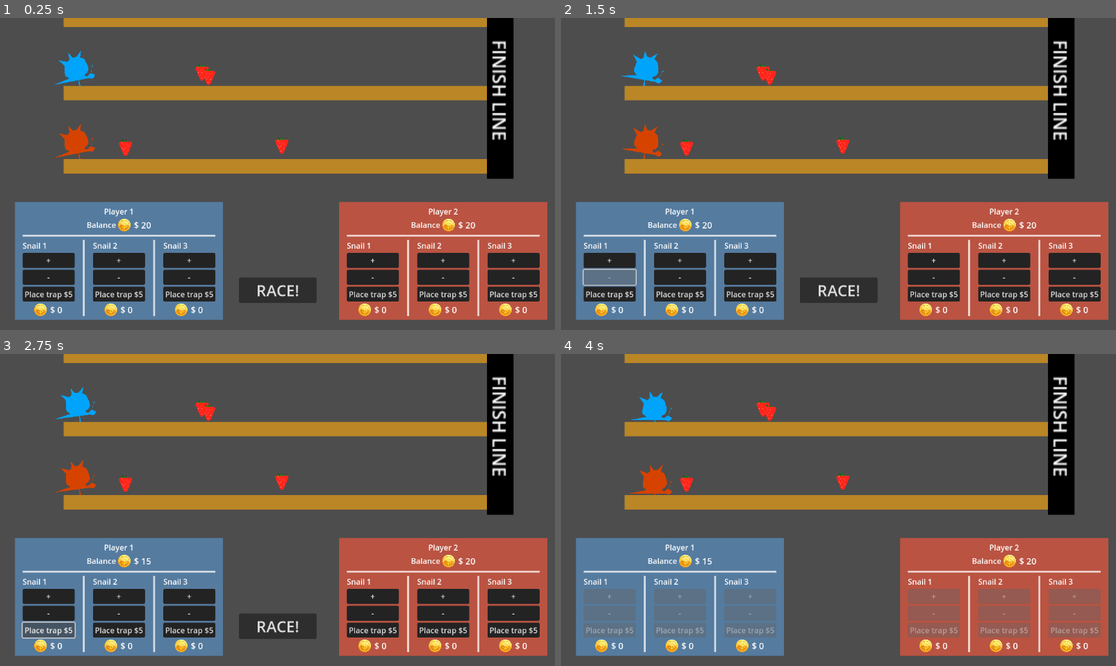
Above: before the commit, frames 1-4 (two rows, left to right).
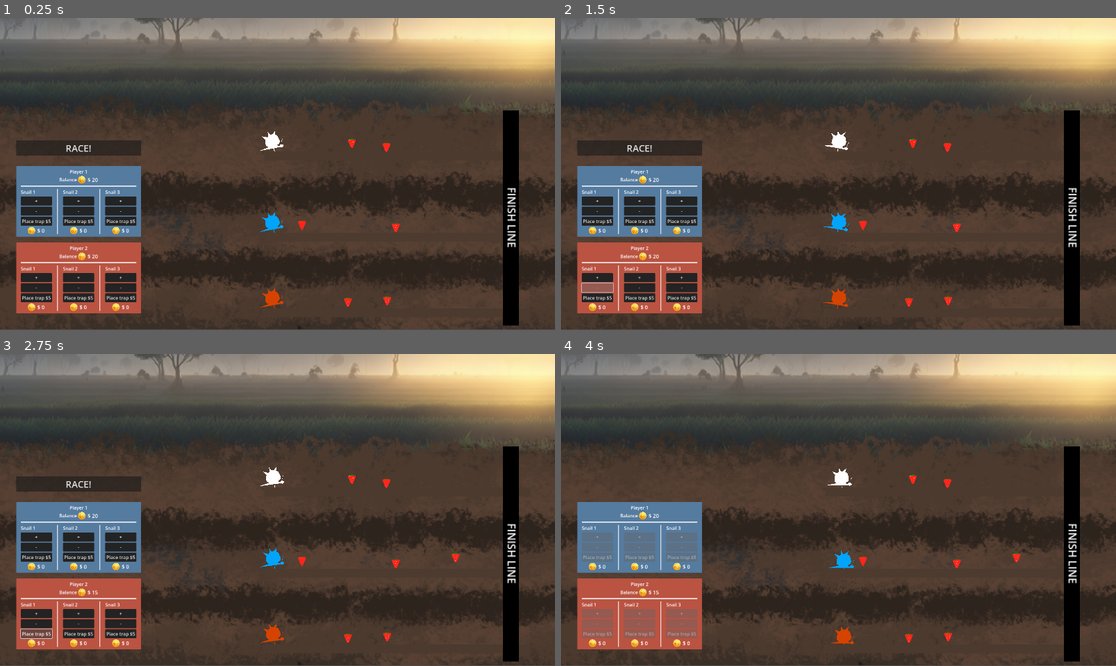
Above: after the commit, the same moments.

Repository: pradoh97/snail-race
Game: Godot game, scene res://level.tscn
The game is run twice, just before and just after one commit, with the same random seed, the same clock (stepped at 60 frames per second) and the same inputs.
Inputs:
- Up to frame 1 (0.25 s): no input
- Up to frame 2 (1.5 s): click "+" at 0.5 s; click "-" at 1.25 s
- Up to frame 3 (2.75 s): click "Place trap $5" at 2 s
- Up to frame 4 (4 s): click "RACE!" at 2.75 s

The runs differ from the first frame. In frame 1, 87% of the frame differs, in the area x 0-100%, y 0-100%; in frame 2, 88%; in frame 3, 87%; in frame 4, 91%.

Commit message:
Add background

Diff:
--- a/finish_line.tscn
+++ b/finish_line.tscn
@@ -1,7 +1,7 @@
 [gd_scene load_steps=4 format=3 uid="uid://deu8jlcltfg5f"]
 
 [sub_resource type="RectangleShape2D" id="RectangleShape2D_5xgho"]
-size = Vector2(10, 164.5)
+size = Vector2(24, 322)
 
 [sub_resource type="Gradient" id="Gradient_u52ul"]
 offsets = PackedFloat32Array(0)
@@ -15,20 +15,22 @@
 collision_layer = 2
 
 [node name="CollisionShape2D" type="CollisionShape2D" parent="."]
-position = Vector2(0, 24.75)
 shape = SubResource("RectangleShape2D_5xgho")
 
 [node name="Line2D" type="Line2D" parent="."]
-position = Vector2(14, 26)
-scale = Vector2(2.4, 1.382353)
+scale = Vector2(2.4, 2.7941175)
 points = PackedVector2Array(0, -58, 0, 58)
 texture = SubResource("GradientTexture2D_vonw3")
 
 [node name="Label" type="Label" parent="."]
-offset_left = 25.0
-offset_top = -51.830135
-offset_right = 183.68042
-offset_bottom = -28.830135
+anchors_preset = 2
+anchor_top = 1.0
+anchor_bottom = 1.0
+offset_left = 13.0
+offset_top = -161.64462
+offset_right = 336.96967
+offset_bottom = -138.64462
+grow_vertical = 0
 rotation = 1.5707964
 theme_override_font_sizes/font_size = 16
 text = "FINISH LINE"
--- a/level.tscn
+++ b/level.tscn
@@ -1,6 +1,7 @@
-[gd_scene load_steps=9 format=3 uid="uid://d1sxs5ucwt5cw"]
+[gd_scene load_steps=10 format=3 uid="uid://d1sxs5ucwt5cw"]
 
 [ext_resource type="Script" uid="uid://djv7ewwf01a1e" path="res://level.gd" id="1_vonw3"]
+[ext_resource type="Texture2D" uid="uid://io7ta4lowauo" path="res://Field_2.jpg" id="2_n6hdu"]
 [ext_resource type="PackedScene" uid="uid://deu8jlcltfg5f" path="res://finish_line.tscn" id="2_oi3di"]
 [ext_resource type="PackedScene" uid="uid://djrkl3l50j1u8" path="res://racer/snail.tscn" id="3_0b4ue"]
 [ext_resource type="PackedScene" uid="uid://droahx1p02vyo" path="res://traps/strawberry.tscn" id="3_f2txt"]
@@ -8,7 +9,7 @@
 [ext_resource type="PackedScene" uid="uid://eh8txnyk01aj" path="res://player_options/player_options.tscn" id="6_n6hdu"]
 
 [sub_resource type="RectangleShape2D" id="RectangleShape2D_oi3di"]
-size = Vector2(20, 142)
+size = Vector2(24, 376)
 
 [sub_resource type="StyleBoxFlat" id="StyleBoxFlat_1ainy"]
 content_margin_left = 16.0
@@ -20,7 +21,14 @@
 [node name="Level" type="Node2D"]
 script = ExtResource("1_vonw3")
 
+[node name="Field1" type="Sprite2D" parent="."]
+z_index = -1
+position = Vector2(196, 35.999996)
+scale = Vector2(0.8161057, 0.81730765)
+texture = ExtResource("2_n6hdu")
+
 [node name="RaceTrack" type="Node2D" parent="."]
+position = Vector2(174, 112)
 
 [node name="TrapsSafeMargins" type="Node2D" parent="RaceTrack"]
 unique_name_in_owner = true
@@ -38,30 +46,30 @@
 position = Vector2(0, 3)
 scale = Vector2(1, 1.3)
 points = PackedVector2Array(0, 0, 400, 0)
-default_color = Color(0.73119575, 0.5272471, 0.15017584, 1)
+default_color = Color(0.29803923, 0.22745098, 0.18039216, 1)
 
 [node name="Track2" type="Line2D" parent="RaceTrack/Tracks"]
-position = Vector2(0, 69)
+position = Vector2(0, 125)
 scale = Vector2(1, 1.3)
 points = PackedVector2Array(0, 0, 122.89734, 0, 400, 0)
-default_color = Color(0.73119575, 0.5272471, 0.15017584, 1)
+default_color = Color(0.30588236, 0.23137255, 0.18431373, 1)
 
 [node name="Track3" type="Line2D" parent="RaceTrack/Tracks"]
-position = Vector2(0, 135)
+position = Vector2(0, 239)
 scale = Vector2(1, 1.3)
 points = PackedVector2Array(0, 0, 400, 0)
-default_color = Color(0.73119575, 0.5272471, 0.15017584, 1)
+default_color = Color(0.29803923, 0.22745098, 0.18039216, 1)
 
 [node name="FinishLine" parent="RaceTrack" instance=ExtResource("2_oi3di")]
 z_index = 1
-position = Vector2(380, 40)
+position = Vector2(370, 96)
 
 [node name="FullStop" type="Area2D" parent="RaceTrack"]
 position = Vector2(407, 0)
 collision_layer = 8
 
 [node name="CollisionShape2D" type="CollisionShape2D" parent="RaceTrack/FullStop"]
-position = Vector2(0, 65)
+position = Vector2(-1, 76)
 shape = SubResource("RectangleShape2D_oi3di")
 
 [node name="Traps" type="Node2D" parent="RaceTrack"]
@@ -70,37 +78,38 @@
 [node name="Strawberry" parent="RaceTrack/Traps" instance=ExtResource("3_f2txt")]
 position = Vector2(73, 3)
 
+[node name="Strawberry3" parent="RaceTrack/Traps" instance=ExtResource("3_f2txt")]
+position = Vector2(98, 236)
+
 [node name="Strawberry2" parent="RaceTrack/Traps" instance=ExtResource("3_f2txt")]
-position = Vector2(120, 64)
-
-[node name="Strawberry3" parent="RaceTrack/Traps" instance=ExtResource("3_f2txt")]
-position = Vector2(98, 132)
+position = Vector2(120, 120)
+
+[node name="Strawberry5" parent="RaceTrack/Traps" instance=ExtResource("3_f2txt")]
+position = Vector2(269, 124)
 
 [node name="Strawberry4" parent="RaceTrack/Traps" instance=ExtResource("3_f2txt")]
-position = Vector2(274, 130)
+position = Vector2(274, 234)
 
 [node name="Strawberry6" parent="RaceTrack/Traps" instance=ExtResource("3_f2txt")]
 position = Vector2(289, -3)
-
-[node name="Strawberry5" parent="RaceTrack/Traps" instance=ExtResource("3_f2txt")]
-position = Vector2(269, 68)
 
 [node name="Camera2D" type="Camera2D" parent="."]
 position = Vector2(193, 142)
 zoom = Vector2(2.3, 2.3)
 
 [node name="Racers" type="Node2D" parent="."]
+position = Vector2(174, 112)
 
 [node name="Snail" parent="Racers" instance=ExtResource("3_0b4ue")]
 position = Vector2(16, 4)
 
 [node name="Snail2" parent="Racers" instance=ExtResource("3_0b4ue")]
 modulate = Color(0, 0.6429526, 0.9807605, 1)
-position = Vector2(16, 70)
+position = Vector2(16, 126)
 
 [node name="Snail3" parent="Racers" instance=ExtResource("3_0b4ue")]
 modulate = Color(0.8407753, 0.2611684, 0, 1)
-position = Vector2(16, 136)
+position = Vector2(16, 240)
 
 [node name="UI" type="CanvasLayer" parent="."]
 script = ExtResource("5_f2txt")
@@ -187,37 +196,37 @@
 text = "   Nah man, I'm done   "
 
 [node name="PlayerOptions" parent="UI" instance=ExtResource("6_n6hdu")]
-anchor_left = 0.028
-anchor_top = 0.91400003
-anchor_right = 0.028
-anchor_bottom = 0.91400003
-offset_left = -1.2560005
-offset_top = -210.27203
-offset_right = 415.744
-offset_bottom = -0.2720337
+anchor_left = 0.029000001
+anchor_top = 0.47400004
+anchor_right = 0.029000001
+anchor_bottom = 0.70100003
+offset_left = 0.3199997
+offset_top = 0.079956055
+offset_right = 432.32
+offset_bottom = -0.08001709
 
 [node name="PlayerOptions2" parent="UI" instance=ExtResource("6_n6hdu")]
-anchor_left = 0.97300005
-anchor_top = 0.91400003
-anchor_right = 0.97300005
-anchor_bottom = 0.91400003
-offset_left = -416.896
-offset_top = -210.27203
-offset_right = 0.104003906
-offset_bottom = -0.2720337
+anchor_left = 0.029000001
+anchor_top = 0.71900004
+anchor_right = 0.029000001
+anchor_bottom = 0.94600004
+offset_left = 0.3199997
+offset_top = 0.32800293
+offset_right = 432.32
+offset_bottom = 0.16796875
 theme_override_styles/panel = SubResource("StyleBoxFlat_1ainy")
 player_name = "Player 2"
 
 [node name="StartRace" type="Button" parent="UI"]
 anchors_preset = -1
-anchor_left = 0.5
-anchor_top = 0.91400003
-anchor_right = 0.5
-anchor_bottom = 0.91400003
-offset_left = -80.0
-offset_top = -53.272034
-offset_right = 81.0
-offset_bottom = -0.2720337
+anchor_left = 0.029000001
+anchor_top = 0.393
+anchor_right = 0.029000001
+anchor_bottom = 0.44200003
+offset_left = 0.3199997
+offset_top = -0.44000244
+offset_right = 432.32
+offset_bottom = -0.3600464
 grow_horizontal = 2
 grow_vertical = 0
 theme_override_font_sizes/font_size = 32
--- a/project.godot
+++ b/project.godot
@@ -21,6 +21,8 @@
 
 [display]
 
+window/size/viewport_width=1920
+window/size/viewport_height=1080
 window/size/mode=3
 
 [layer_names]
--- a/racer/snail.tscn
+++ b/racer/snail.tscn
@@ -143,9 +143,9 @@
 
 [node name="Handle" type="Polygon2D" parent="Animated"]
 z_index = -1
-position = Vector2(-15, -17.92)
-scale = Vector2(1.0857143, 1.12)
-polygon = PackedVector2Array(16.578945, 16, 14.736841, 13, 13.815788, 1, 12.894735, 13, 11.052631, 16)
+position = Vector2(-15, -18.2)
+scale = Vector2(1.0857143, 1.4)
+polygon = PackedVector2Array(14.736841, 13, 13.815788, 1, 12.894735, 13)
 
 [node name="MaxSpeedTimer" type="Timer" parent="."]
 one_shot = true
Binary file added: Field_2.jpg
Not shown, added: Field_2.jpg.import
